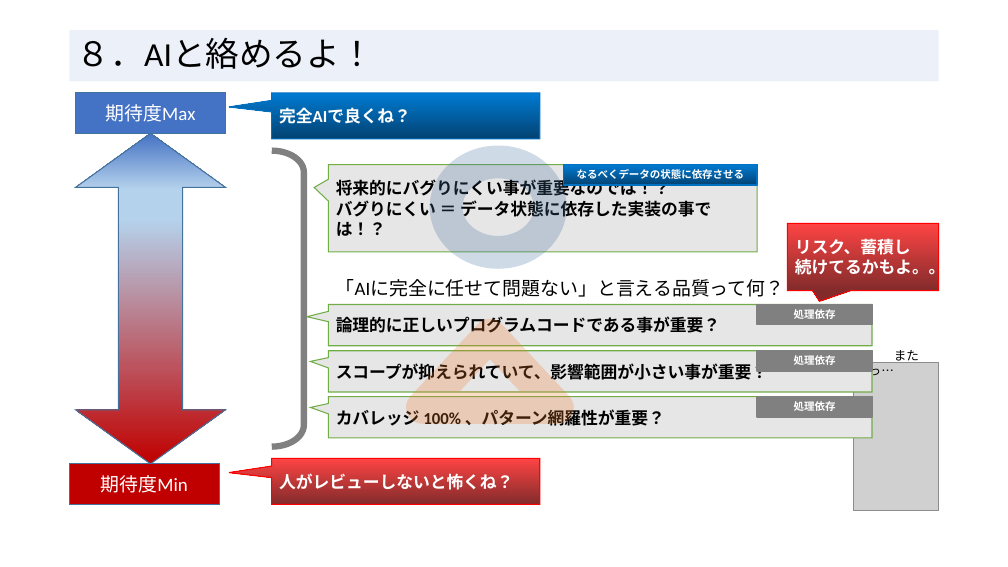
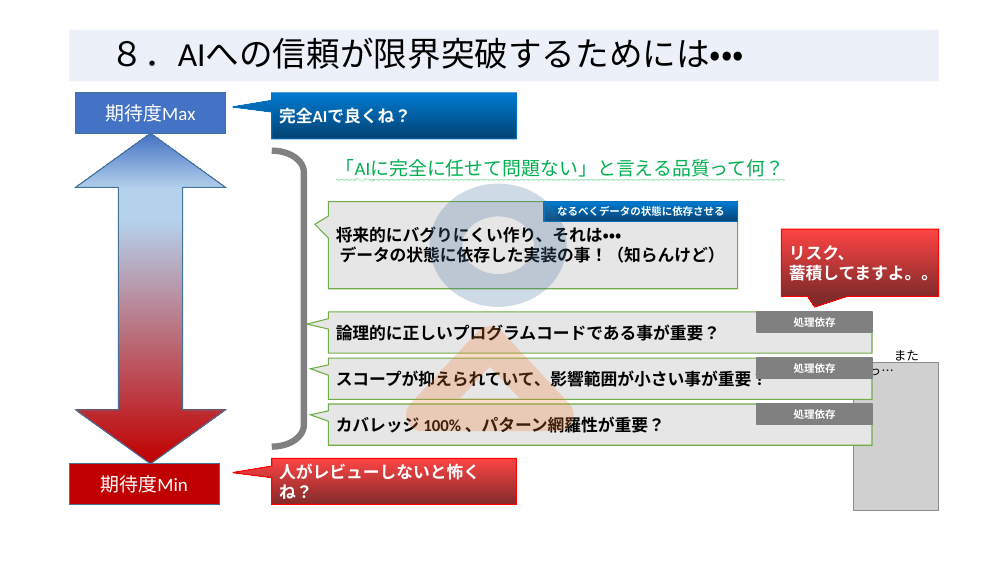
Before and after one commit to RyotoKuroki/QualityDependsOnDataApplication, a slide deck: slide 10 of 処理依存よりデータ依存_エンジニアの輪20250215.pptx. Drawn at 1008x567 pixels with LibreOffice and Linux fonts; fonts in the diff are those of the drawing; grey boxes stand for pictures. Boxes give left, top, right and bottom in pixels: in the first picture for what was removed or moved away, otherwise in the second. Text is boxed around its words. In the diff, an @@ line names an element or a change of style, - is before the commit and + after.

```diff
--- a/処理依存よりデータ依存_エンジニアの輪20250215.pptx
+++ b/処理依存よりデータ依存_エンジニアの輪20250215.pptx
@@ title at (x1=110, y1=37, x2=744, y2=69): text changed @@
-８．AIと絡めるよ！
+８．AIへの信頼が限界突破するためには・・・
@@ speech box "完全AIで良くね？" resized from (x1=271, y1=93, x2=540, y2=139) to (x1=271, y1=93, x2=516, y2=139) @@
@@ text "「AIに完全に任せて問題ない」と言える品質って何？" moved from (x1=336, y1=279, x2=785, y2=297) to (x1=336, y1=159, x2=785, y2=181) @@
@@ text "「AIに完全に任せて問題ない」と言える品質って何？" at (x1=336, y1=159, x2=785, y2=181): text colour #000000 to #00B050, underline on @@
@@ speech box "将来的にバグりにくい作り、それは・・・" resized from (x1=328, y1=165, x2=757, y2=252) to (x1=328, y1=202, x2=737, y2=289) @@
@@ ellipse moved from (x1=446, y1=162, x2=551, y2=253) to (x1=446, y1=200, x2=551, y2=291) @@
@@ rectangle "なるべくデータの状態に依存させる" moved from (x1=563, y1=165, x2=757, y2=185) to (x1=544, y1=202, x2=738, y2=222) @@
@@ text in speech box at (x1=336, y1=226, x2=725, y2=266): text changed @@
-将来的にバグりにくい事が重要なのでは！？
-バグりにくい ＝ データ状態に依存した実装の事では！？
+将来的にバグりにくい作り、それは・・・
+データの状態に依存した実装の事！（知らんけど）
@@ speech box "リスク、" resized from (x1=788, y1=223, x2=939, y2=290) to (x1=782, y1=229, x2=939, y2=296) @@
@@ text in speech box at (x1=789, y1=245, x2=938, y2=281): text changed @@
-リスク、蓄積し
-続けてるかもよ。。
+リスク、
+蓄積してますよ。。
@@ 3 speech boxes, 3 rectangles moved together from (x1=328, y1=305, x2=873, y2=439) to (x1=328, y1=312, x2=873, y2=445) @@
@@ flow chart extract moved from (x1=423, y1=335, x2=557, y2=407) to (x1=423, y1=343, x2=557, y2=414) @@
@@ speech box "人がレビューしないと怖くね？" resized from (x1=271, y1=458, x2=540, y2=504) to (x1=271, y1=458, x2=516, y2=504) @@
```
Also in this commit, not shown: 5 other slides changed.
